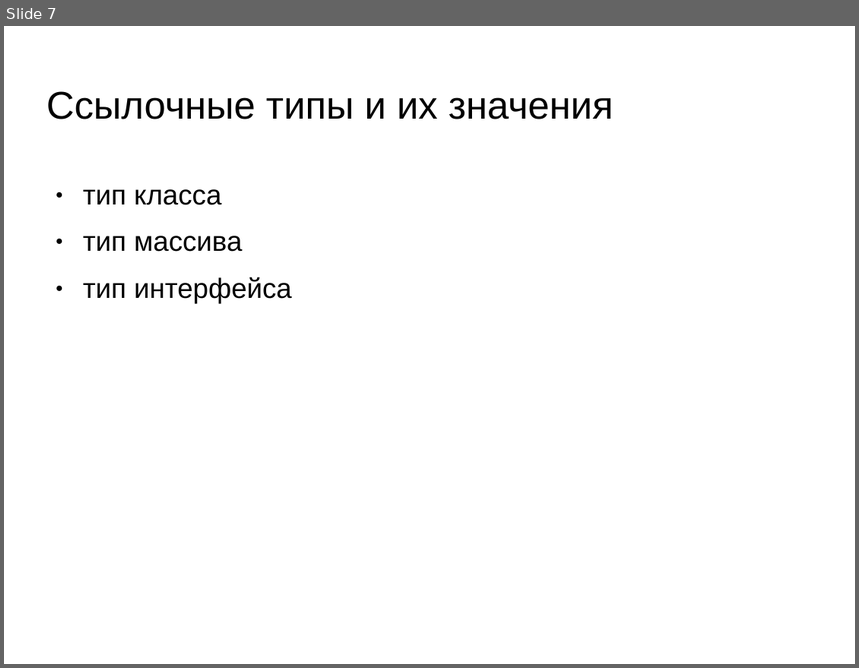
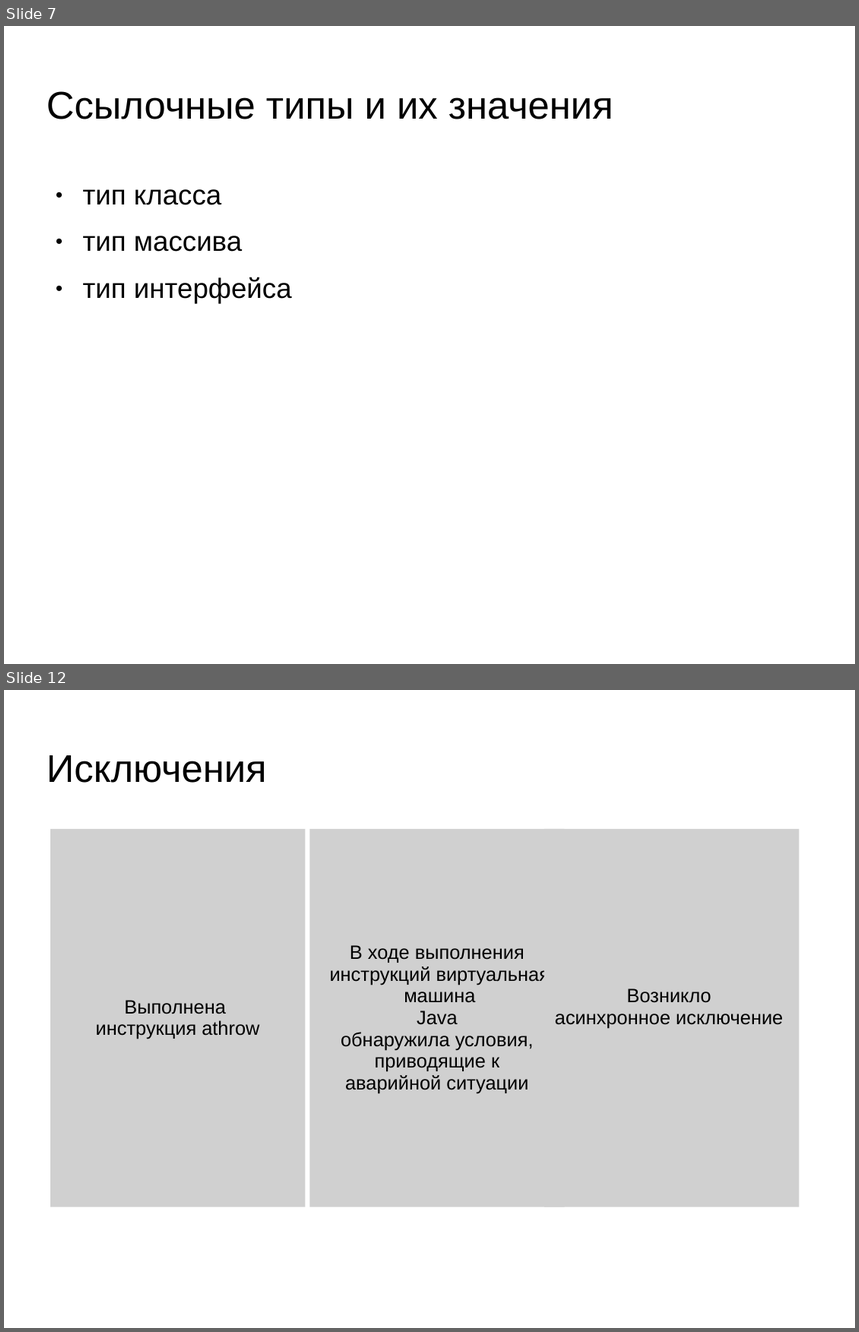
Before and after one commit to oleksiy-sayankin/javacogito, a slide deck: JVMSpec/presentation-jvm7.ppt. Shown one above the other, each under a label of ours: slide 7 before the commit, slides 7 and 12 after it; the slides between them are not shown. The pictures are 859x668 and 859x1332 pixels, drawn with LibreOffice and Linux fonts; fonts in the diff are those of the drawing; grey boxes stand for pictures; background and template pictures are left out. Boxes give left, top, right and bottom in pixels: in the first picture for what was removed or moved away, otherwise in the second. Text is boxed around its words. In the diff, an @@ line names an element or a change of style, - is before the commit and + after.

```diff
--- a/JVMSpec/presentation-jvm7.ppt
+++ b/JVMSpec/presentation-jvm7.ppt
@@ slide 12 added at (4, 690, 855, 1328), background picture (left out) @@
@@ title added at (47, 755, 267, 783), 36 pt, text #000000 @@
+Исключения
@@ picture added at (50, 829, 305, 1208), 18 pt, text #000000 @@
+Выполнена
+инструкция athrow
@@ picture added at (310, 829, 565, 1208), 18 pt, text #000000 @@
+В ходе выполнения
+инструкций виртуальная
+машина
+Java
+обнаружила условия,
+приводящие к
+аварийной ситуации
@@ picture added at (544, 829, 800, 1208), 18 pt, text #000000 @@
+Возникло
+асинхронное исключение
```
Also in this commit, not shown: 7 other slides added.
